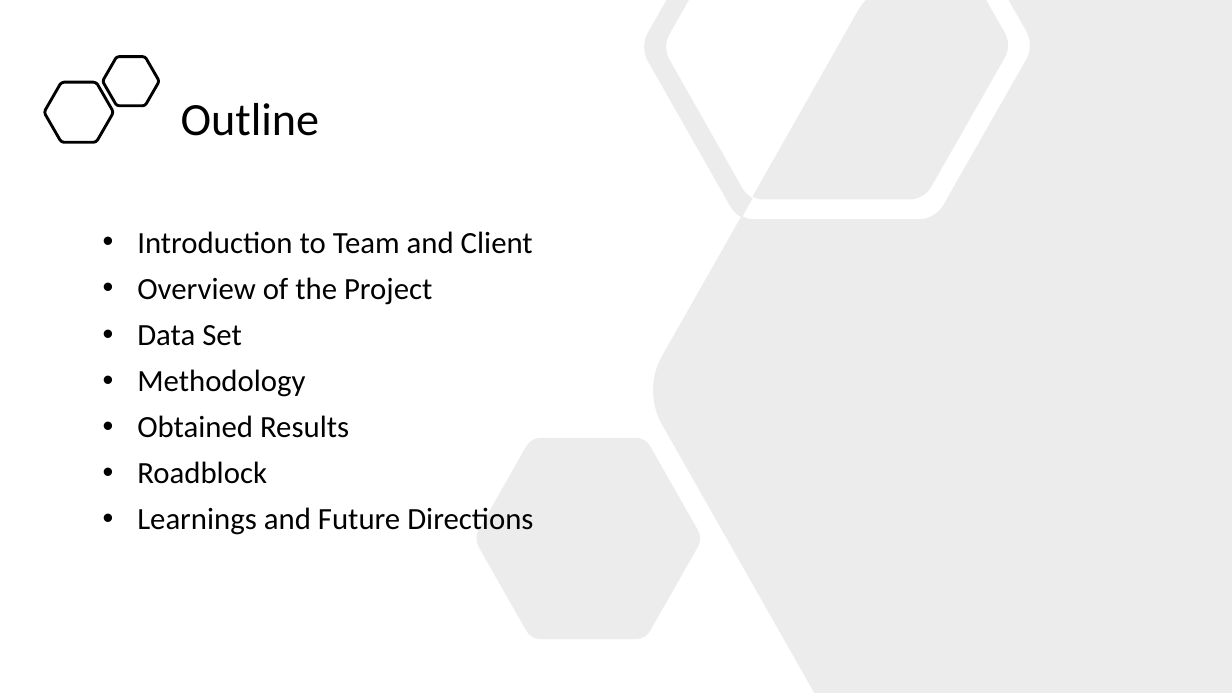
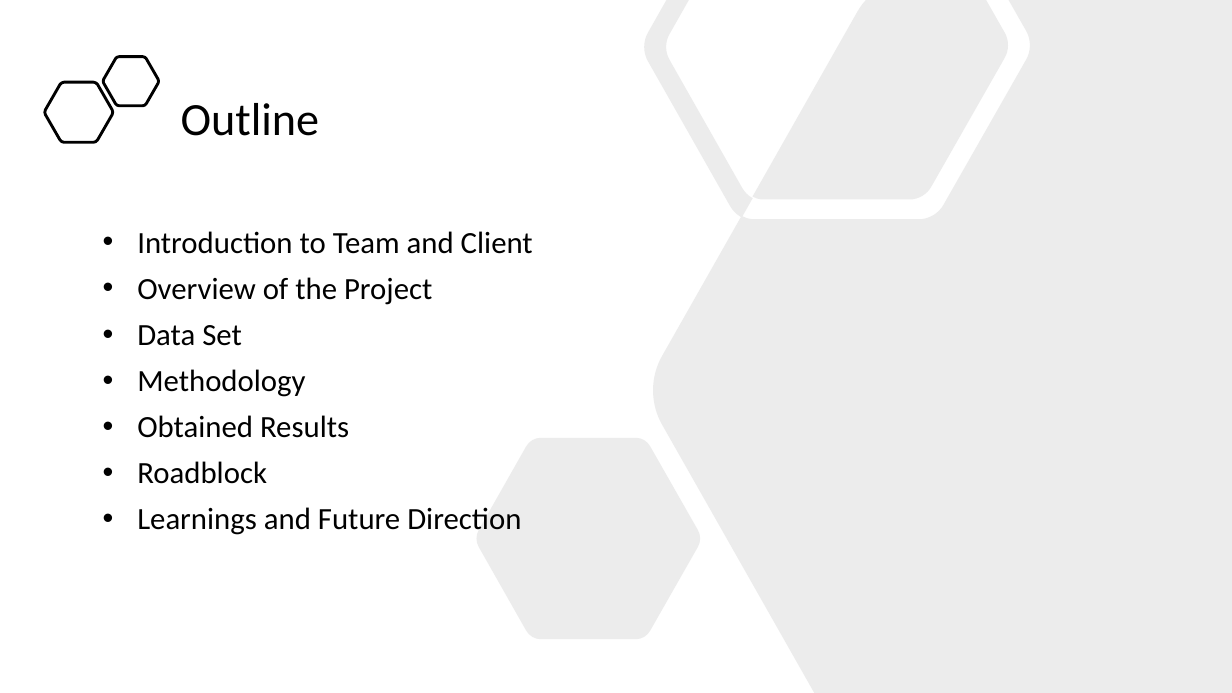
Before and after one commit to ubco-mds-2021-labs/capstone-project-googletrends_capstone, a slide deck: slide 2 of admin/weekly-updates/week4/capstone-midterm.pptx. Drawn at 1232x693 pixels with LibreOffice and Linux fonts; fonts in the diff are those of the drawing. Boxes give left, top, right and bottom in pixels: in the first picture for what was removed or moved away, otherwise in the second. Text is boxed around its words. In the diff, an @@ line names an element or a change of style, - is before the commit and + after.

```diff
--- a/admin/weekly-updates/week4/capstone-midterm.pptx
+++ b/admin/weekly-updates/week4/capstone-midterm.pptx
@@ text at [137,507,521,535]: text changed @@
-• Learnings and Future Directions
+• Learnings and Future Direction
```
Also in this commit, not shown: 1 slide added, 1 slide removed.
